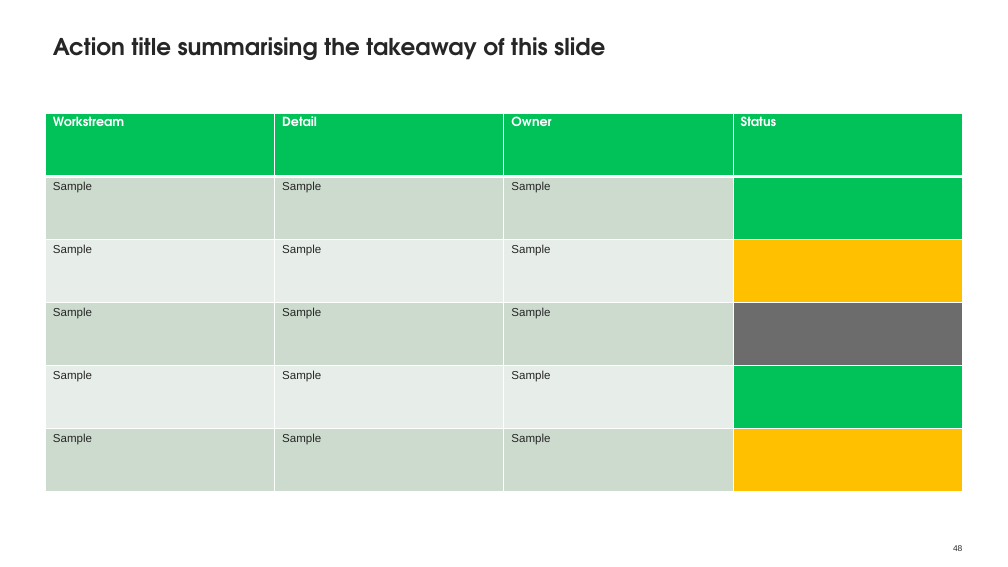
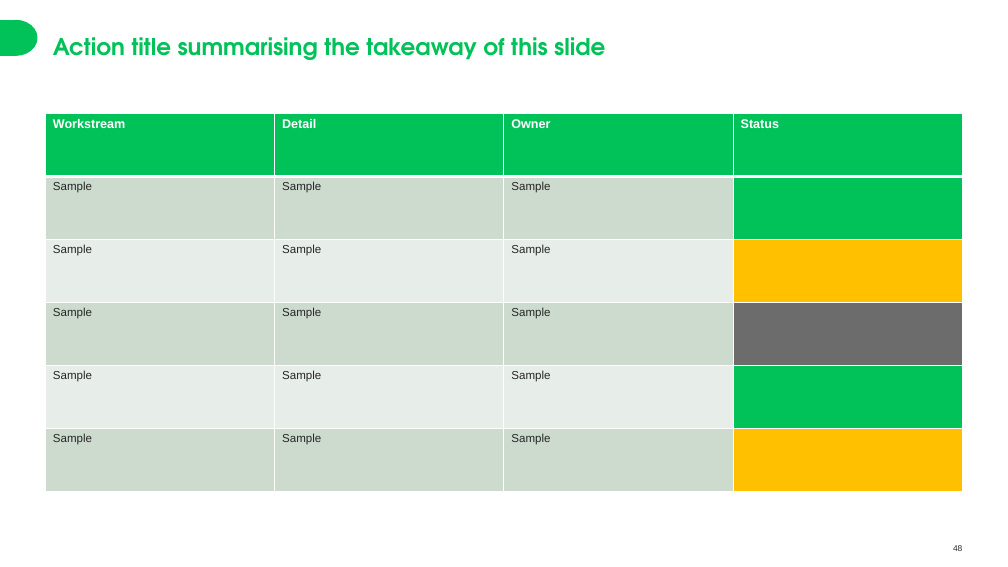
Before and after one commit to apatrem/jayson-docs, a slide deck: slide 48 of templates/report.master.pptx. Drawn at 1008x567 pixels with LibreOffice and Linux fonts; fonts in the diff are those of the drawing. Boxes give left, top, right and bottom in pixels: in the first picture for what was removed or moved away, otherwise in the second. Text is boxed around its words. In the diff, an @@ line names an element or a change of style, - is before the commit and + after.

```diff
--- a/templates/report.master.pptx
+++ b/templates/report.master.pptx
@@ pie slice (boxed as its full ellipse) removed at [0, 20, 37, 55] @@
@@ rectangle removed at [0, 20, 16, 55] @@
@@ pie slice (boxed as its full ellipse) added at [0, 20, 37, 55], fill #00C259, outline #00C259 1 pt @@
@@ rectangle added at [0, 20, 16, 55], fill #00C259, outline #00C259 1 pt @@
@@ text "Action title summarising the takeaway ..." at [53, 37, 605, 60]: text colour #262626 to #00C259 @@
@@ table at [45, 113, 962, 492] @@
@@ font TeX Gyre Adventor to Arial in "Workstream", "Detail", "Owner", "Status" @@
```
Also in this commit, not shown: 23 other slides changed, 3 other files.
